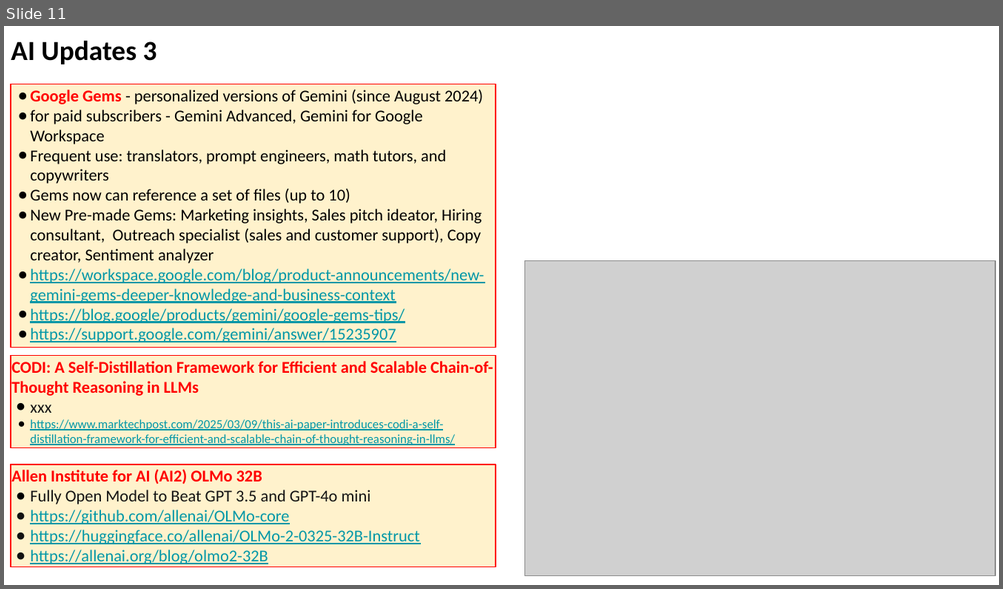
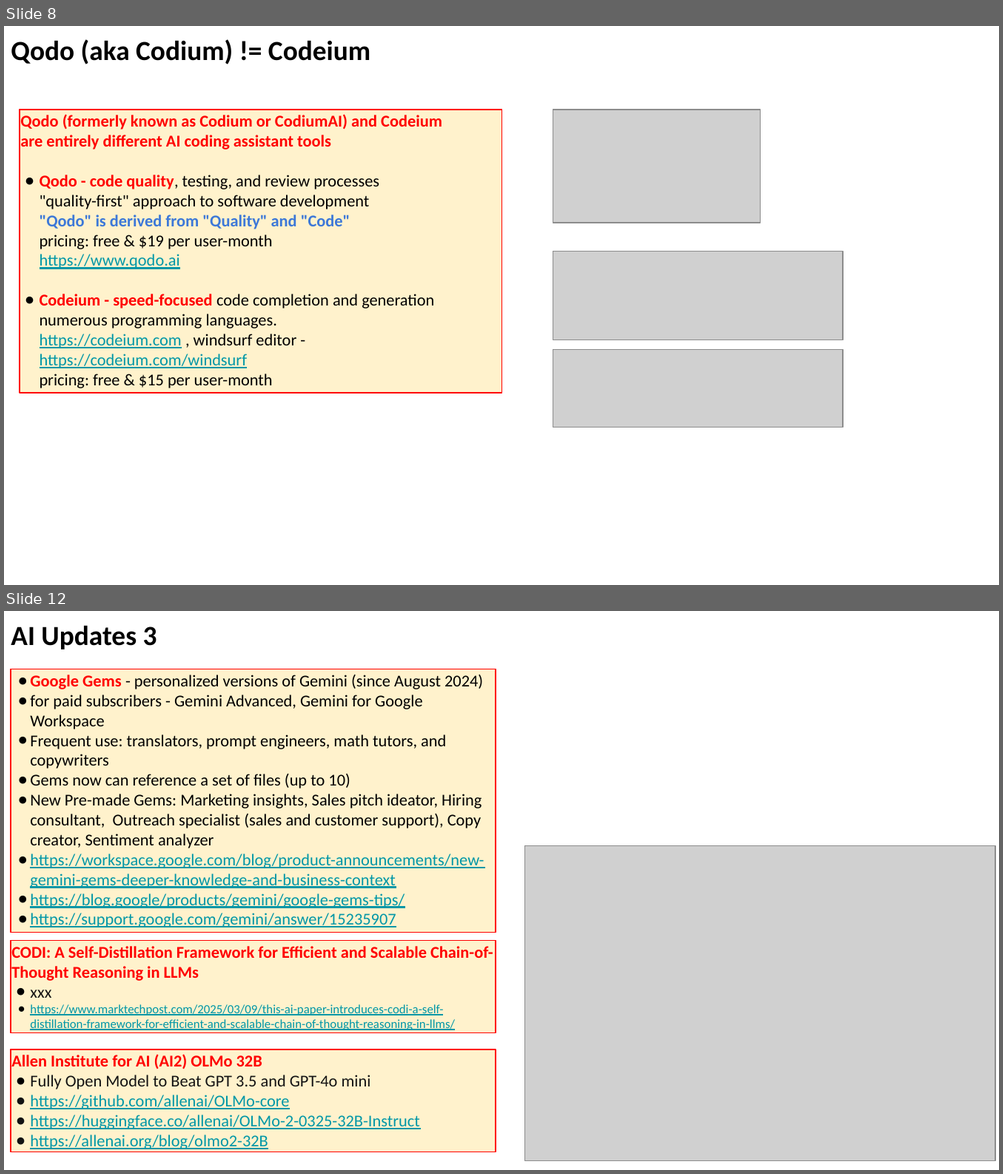
Before and after one commit to lselector/seminar, a slide deck: 2025/2025-03-21-AI-Updates.pptx. Shown one above the other, each under a label of ours: slide 11 before the commit, slides 8 and 12 after it; the slides between them are not shown. The pictures are 1003x589 and 1003x1174 pixels, drawn with LibreOffice and Linux fonts; fonts in the diff are those of the drawing; grey boxes stand for pictures. Boxes give left, top, right and bottom in pixels: in the first picture for what was removed or moved away, otherwise in the second. Text is boxed around its words. In the diff, an @@ line names an element or a change of style, - is before the commit and + after.

```diff
--- a/2025/2025-03-21-AI-Updates.pptx
+++ b/2025/2025-03-21-AI-Updates.pptx
@@ slide 8 added at bbox=[4, 26, 999, 585], background #FFFFFF @@
@@ text added at bbox=[11, 39, 370, 64], 20 pt, text #000000, bold @@
+Qodo (aka Codium) != Codeium
@@ rectangle added at bbox=[20, 110, 502, 393], fill #FFF2CC, outline #FF0000 0.75 pt, 12 pt, text #000000 @@
+Qodo (formerly known as Codium or CodiumAI) and Codeium
+are entirely different AI coding assistant tools
+● Qodo - code quality, testing, and review processes
+  "quality-first" approach to software development
+  "Qodo" is derived from "Quality" and "Code"
+  pricing: free & $19 per user-month
+  https://www.qodo.ai
+● Codeium - speed-focused code completion and generation
+  numerous programming languages.
+  https://codeium.com , windsurf editor - https://codeium.com/windsurf
+  pricing: free & $15 per user-month
@@ picture added at bbox=[553, 110, 760, 223] @@
@@ picture added at bbox=[553, 252, 842, 340] @@
@@ picture added at bbox=[553, 349, 842, 427] @@
@@ what was slide 11 is now slide 12 @@
```
Also in this commit, not shown: 8 slides changed, 1 other slide added.
